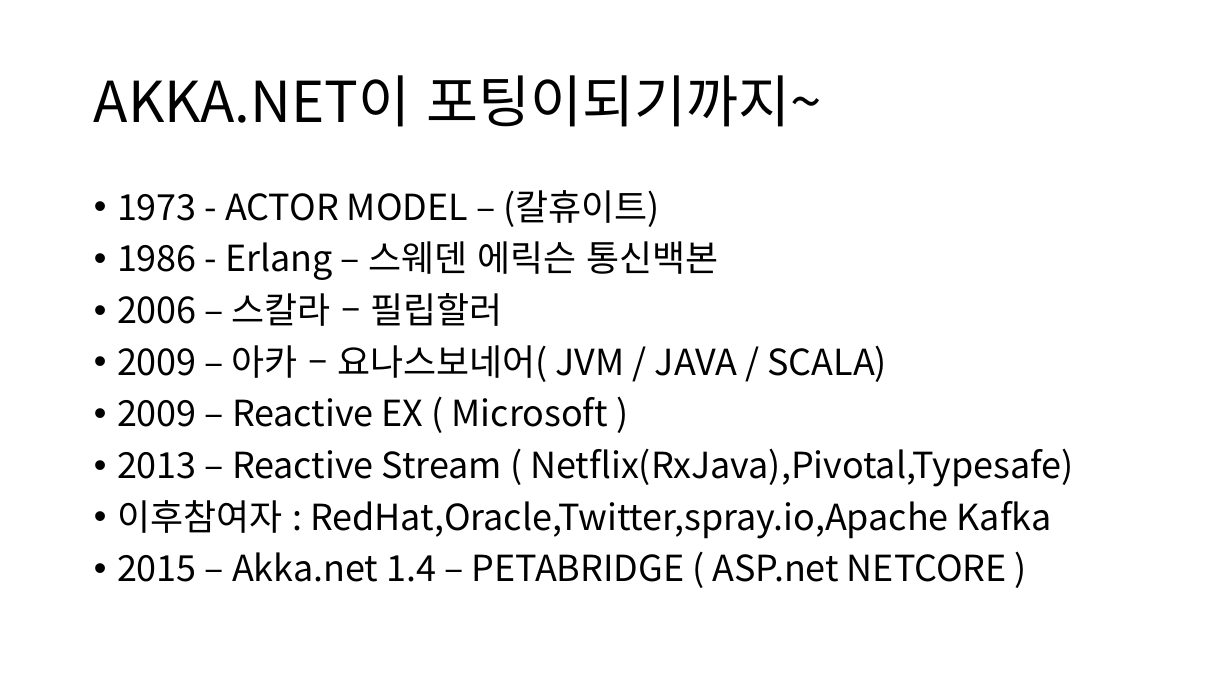
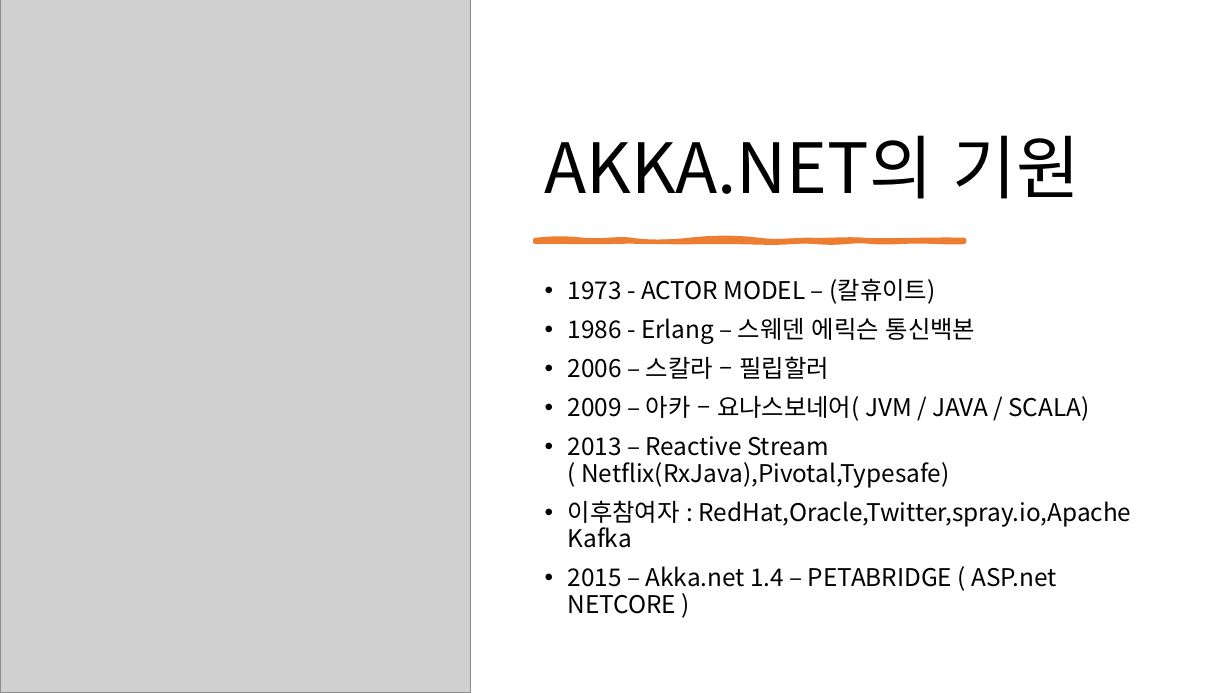
Before and after one commit to psmon/AkkaDotModule, a slide deck: slide 7 of Doc/DotCoreApiWithAkka.pptx (slide 5 before the commit). Drawn at 1232x693 pixels with LibreOffice and Linux fonts; fonts in the diff are those of the drawing; grey boxes stand for pictures. Boxes give left, top, right and bottom in pixels: in the first picture for what was removed or moved away, otherwise in the second. Text is boxed around its words. In the diff, an @@ line names an element or a change of style, - is before the commit and + after.

```diff
--- a/Doc/DotCoreApiWithAkka.pptx
+++ b/Doc/DotCoreApiWithAkka.pptx
@@ picture added at [0,0,470,693] @@
@@ title "AKKA.NET의 기원" at [545,135,1080,199]: vertical alignment middle to bottom @@
@@ title at [545,135,1080,199]: text changed; size 44 to 54 pt @@
-AKKA.NET이 포팅이되기까지~
+AKKA.NET의 기원
@@ freeform shape added at [535,240,964,242], fill #ED7D31, outline #ED7D31 3.5 pt @@
@@ text "1973 - ACTOR MODEL – ...": place and size @@
-text "1973 - ACTOR MODEL – ..." at [117,190,1073,582]
+text "1973 - ACTOR MODEL – ..." at [568,278,1132,614]
@@ text "1973 - ACTOR MODEL – ..." at [568,278,1132,614]: size 28 to 19 pt @@
@@ text at [117,397,608,427]: paragraph removed @@
-• 2009 – Reactive EX ( Microsoft )
```
Also in this commit, not shown: 7 other slides changed, 3 slides added, 12 slides removed, 7 other files.
